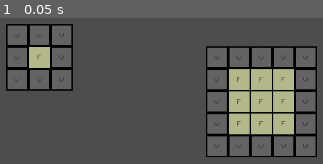
Above: before the commit, frame 1.
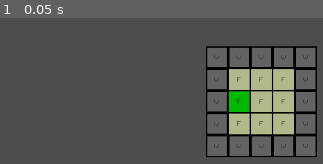
Above: after the commit, the same moment.

Repository: alanb33/GodotDungeonGame
Game: Godot game, scene res://Scenes/GameScene.tscn
Two runs of this game, one before a commit and one after it. Both use one fixed random seed, a clock stepped at 60 frames per second and the inputs below.
Inputs:
- Up to frame 1 (0.05 s): no input

The runs differ from the first frame. In frame 1, 4.3% of the frame differs, in the area x 1-78%, y 4-65%.

Commit message:
Manager organization

Diff:
--- /dev/null
+++ b/Room.gd
@@ -0,0 +1,22 @@
+class_name Room
+
+var _all_tiles: Dictionary = {}
+var _passable: Array = []
+var _impassable: Array = []
+
+func merge_tiles(incoming_tiles: Dictionary):
+	# true to overwrite
+	_all_tiles.merge(incoming_tiles, true)
+
+	for key in _all_tiles:
+		var tile = _all_tiles[key]
+		if tile.terrain.impassable:
+			_impassable.append(tile)
+		else:
+			_passable.append(tile)
+
+func get_random_passable_tile():
+	return _passable.pick_random()
+
+func get_random_impassable_tile():
+	return _impassable.pick_random()
--- /dev/null
+++ b/Scenes/EntityManager.gd
@@ -0,0 +1,20 @@
+class_name EntityManager
+extends Node
+
+@export var _tile_manager: TileManager
+
+func _test_links():
+	assert(_tile_manager != null)
+
+func place_player():
+	var tile: Tile = _tile_manager.get_random_passable_tile()
+	print("Passable tile at: " + str(tile.grid_position))
+	tile.sprite.modulate = Color(0,1,0)
+
+# Called when the node enters the scene tree for the first time.
+func _ready() -> void:
+	_test_links()
+
+# Called every frame. 'delta' is the elapsed time since the previous frame.
+func _process(delta: float) -> void:
+	pass
--- /dev/null
+++ b/Scenes/GameManager.gd
@@ -0,0 +1,31 @@
+extends Node
+
+@export var _tile_maker: TileMaker
+@export var _entity_manager: EntityManager
+@export var _tile_manager: TileManager
+
+func _connect_signals():
+	_tile_maker.dungeon_built.connect(_on_dungeon_built)
+
+func _build_dungeon():
+	_tile_maker.build_dungeon()
+
+func _on_dungeon_built():
+	print("Dungeon built")
+	_entity_manager.place_player()
+
+func _test_links():
+	assert(_tile_maker != null)
+	assert(_entity_manager != null)
+	assert(_tile_manager != null)
+
+# Called when the node enters the scene tree for the first time.
+func _ready() -> void:
+	_test_links()
+	_connect_signals()
+	_build_dungeon()
+
+
+# Called every frame. 'delta' is the elapsed time since the previous frame.
+func _process(delta: float) -> void:
+	pass
--- a/Scenes/GameScene.tscn
+++ b/Scenes/GameScene.tscn
@@ -1,8 +1,28 @@
-[gd_scene load_steps=2 format=3 uid="uid://eoirgspkjunk"]
+[gd_scene load_steps=5 format=3 uid="uid://eoirgspkjunk"]
 
+[ext_resource type="Script" path="res://Scenes/GameManager.gd" id="1_1grkk"]
 [ext_resource type="Script" path="res://Scenes/TileMaker.gd" id="1_pxg38"]
+[ext_resource type="Script" path="res://Scenes/EntityManager.gd" id="2_00oh5"]
+[ext_resource type="Script" path="res://Scenes/TileManager.gd" id="3_yxqcv"]
 
 [node name="GameScene" type="Node"]
 
-[node name="TileMaker" type="Node2D" parent="."]
+[node name="GameManager" type="Node" parent="." node_paths=PackedStringArray("_tile_maker", "_entity_manager", "_tile_manager")]
+script = ExtResource("1_1grkk")
+_tile_maker = NodePath("TileMaker")
+_entity_manager = NodePath("EntityManager")
+_tile_manager = NodePath("TileManager")
+
+[node name="TileMaker" type="Node" parent="GameManager" node_paths=PackedStringArray("_entity_manager", "_tile_manager")]
 script = ExtResource("1_pxg38")
+_entity_manager = NodePath("../EntityManager")
+_tile_manager = NodePath("../TileManager")
+
+[node name="EntityManager" type="Node" parent="GameManager" node_paths=PackedStringArray("_tile_manager")]
+script = ExtResource("2_00oh5")
+_tile_manager = NodePath("../TileManager")
+
+[node name="TileManager" type="Node" parent="GameManager"]
+script = ExtResource("3_yxqcv")
+
+[node name="TileContainer" type="Node" parent="GameManager/TileManager"]
--- a/Scenes/TileMaker.gd
+++ b/Scenes/TileMaker.gd
@@ -1,5 +1,10 @@
 class_name TileMaker
-extends Node2D
+extends Node
+
+signal dungeon_built
+
+@export var _entity_manager: EntityManager
+@export var _tile_manager: TileManager
 
 var _tile_floor_scene: PackedScene = preload("res://Scenes/Terrain/TileFloor.tscn")
 var _tile_wall_scene: PackedScene = preload("res://Scenes/Terrain/TileWall.tscn")
@@ -13,28 +18,32 @@
 	const MIN_WIDTH = 3
 	const MIN_HEIGHT = 3
 
-	assert(x >= 0, "Starting column must be 0 or greater")
-	assert(y >= 0, "Starting row must be 0 or greater")
+	assert(x >= 0, "Starting x must be 0 or greater")
+	assert(y >= 0, "Starting y must be 0 or greater")
 	assert(width >= MIN_WIDTH, "Room width must be >= " + str(MIN_WIDTH) + " (Received " + str(width) + ")")
 	assert(height >= MIN_HEIGHT, "Room height must be >= " + str(MIN_HEIGHT) + " (Received " + str(height) + ")")
 
 	for row in height:
 		for col in width:
 			var tile = null
-			print("Row/Col " + str(row) + "/" + str(col))
 			if row == 0 || row == height - 1 || col == 0 || col == width - 1:
 				tile = _tile_wall_scene.instantiate()
-				print("Wall chosen")
 			else:
 				tile = _tile_floor_scene.instantiate()
-				print("Floor chosen")
-			add_child(tile)
+			_tile_manager.add_tile(tile)
 			tile.grid_position = Vector2(x + col, y + row)
 			tile.resize()
 
-			var tile_key = str(row + y) + "-" + str(col + x)
+			var tile_key = str(col + x) + "-" + str(row + y)
 			_tile_dict[tile_key] = tile
 
-func _ready():
-	build_room(1, 1, 3, 3)
+	_tile_manager.merge_tiles(_tile_dict)
+
+	var room = Room.new()
+	room.merge_tiles(_tile_dict)
+	_tile_manager.add_room(room)
+
+func build_dungeon():
+	#build_room(1, 1, 3, 3)
 	build_room(10, 2, 5, 5)
+	dungeon_built.emit()
--- /dev/null
+++ b/Scenes/TileManager.gd
@@ -0,0 +1,41 @@
+class_name TileManager
+extends Node
+
+var _tiles: Dictionary = {}
+var _rooms: Array = []
+
+func add_room(room: Room):
+	if room not in _rooms:
+		_rooms.append(room)
+
+func add_tile(tile: Tile):
+	$TileContainer.add_child(tile)
+	tile.owner = $TileContainer
+
+func merge_tiles(other_dictionary: Dictionary):
+	# true refers to overwriting
+	_tiles.merge(other_dictionary, true)
+
+func OLD_get_random_passable_tile():
+	var passable_tiles = []
+
+	for tile in _tiles:
+		if not _tiles[tile].terrain.impassable:
+			passable_tiles.append(_tiles[tile])
+
+	var chosen = passable_tiles.pick_random()
+	chosen.sprite.modulate = Color(0,1,0)
+	return chosen
+
+func get_random_passable_tile():
+	var room: Room = _rooms.pick_random()
+	return room.get_random_passable_tile()
+
+# Called when the node enters the scene tree for the first time.
+func _ready() -> void:
+	pass # Replace with function body.
+
+
+# Called every frame. 'delta' is the elapsed time since the previous frame.
+func _process(delta: float) -> void:
+	pass
